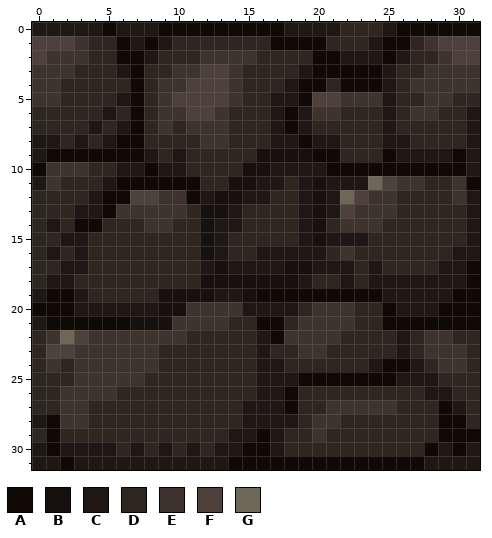
Two versions of one pixel-art sprite, crawl-ref/source/rltiles/dngn/wall/brick_dark_4_6.png. That is the earlier state.
The file is 32x32 pixels. Colours within 5 levels of each other are drawn and written as one.
Palette (. is transparent): A #100a07  B #16110e  C #1e1714  D #2f2620  E #3f342d  F #4e403a  G #6e6657
After the commit:
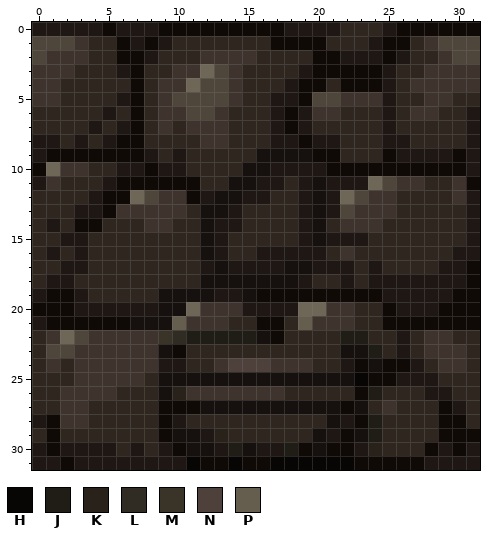
Colours new in this view: H #070604  J #201d16  K #28221b  L #312c23  M #393328  N #4e403a  P #655e4f
Diff:
@@ palette @@
-F #4e403a
+F #4e463a
@@ x 9..14 @@
  2 DDDEEE
- 3 DEEFFE
- 4 EEFFFE
+ 3 DEEGFE
+ 4 EEGFFE
  5 EFFFFE
@@ x 0..9 @@
  9 CAAAAAAACD
-10 AEEEDDCCAC
+10 AGEEDDCCAC
 11 CEDDDCAAAA
-12 DDDDCAAFFE
+12 DDDDCAAGFE
 13 DDDCCAEEEE
@@ x 7..26 @@
 19 DDBBBBCCBAAAAAAAAACC
-20 CCBBEEEECCCCDEEEDDAC
-21 BBBEEEEDDAADEEEEDDAA
-22 EEEEDDDDDCAEEEEDDDDC
-23 EEDDDDDDDCDDEEDDDDDC
-24 EEDDDDDDDCCDDDDDDCAA
-25 EDDDDDDDDCCCAAAAAAAC
-26 DDDDDDDDDCCADDDDDDDD
-27 DDDDDDDDCCCADDEEEEED
-28 DDDDDDDDCCCCDEEDDDDD
-29 DDDDDDDCCACDDEDDDDDD
-30 CDCDCDCCAACDDDDDDDDD
-31 CCCCCCCAAAAAAAAAAAAA
+20 CCBBGEEECCCCGGEEDDAC
+21 BBBPEEEDDAADPEEEDDAA
+22 EEMLJJJJJBADDDDJJDDC
+23 EEBADDDDDDDDDDDBBJDC
+24 EECCDDENNNEEEDDCABAA
+25 EDBBBBBBBBBBBBBBHAAC
+26 DDBKEEEEEEEDDDDDAJDD
+27 DDAAABBBBBBBBBBABDED
+28 DDACDDDDDDDDDDBCAJDD
+29 DDABBCKDDDDDDBCABJDD
+30 CDCABBCJBCCJABAACKDD
+31 CCCCHAAHAAHHHHHHAAAA
